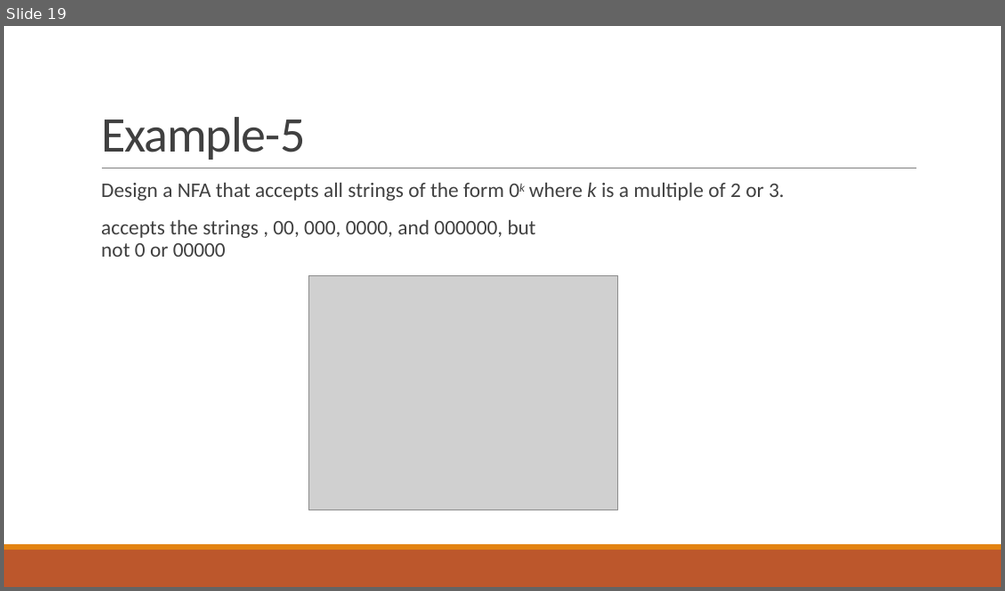
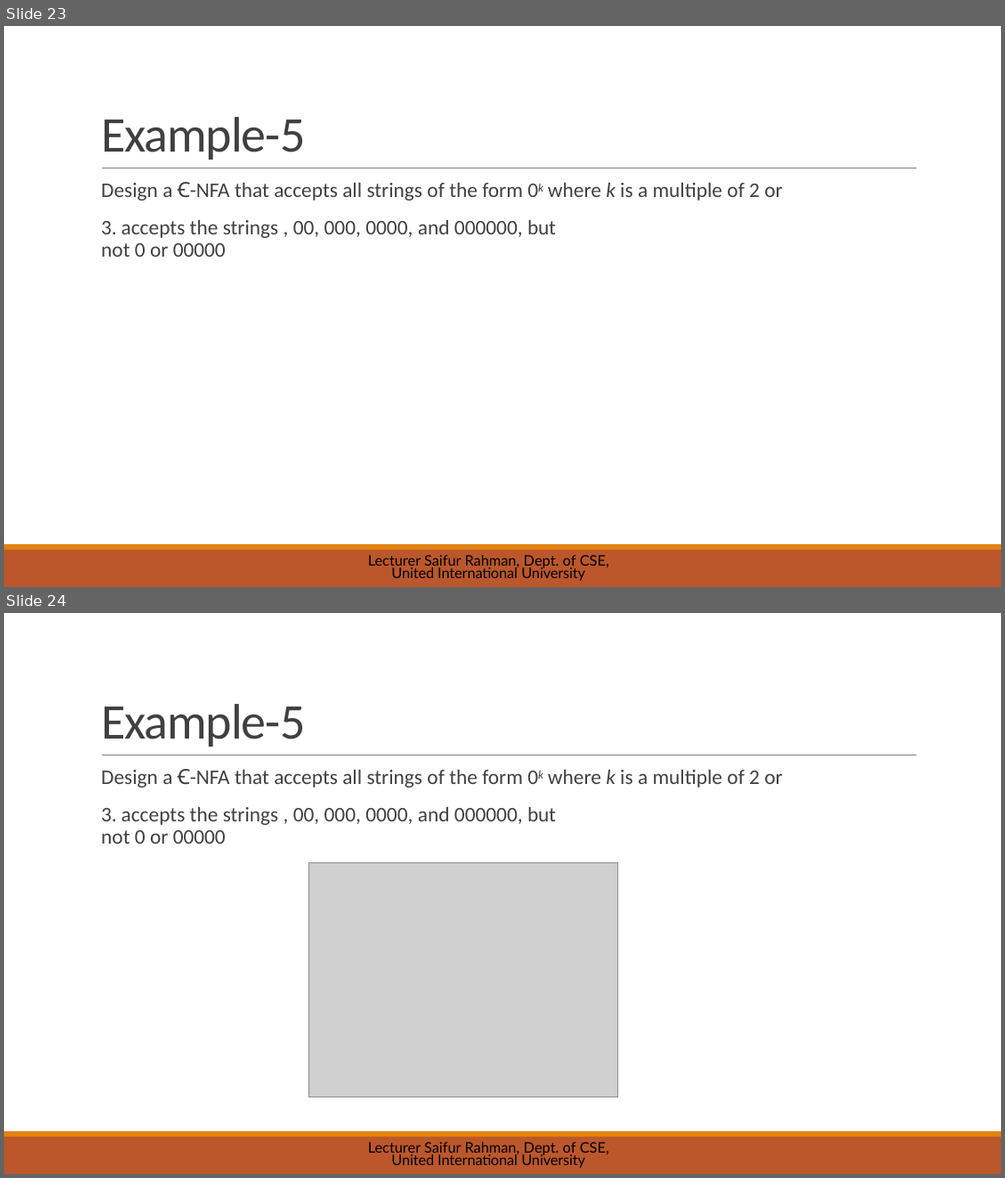
Before and after one commit to saifurrahman1701/UIU-Courses-Materials-, a slide deck: BSCSE/[251] Spring 2025/Theory of Computation_CSE 2233/Slides/06 - NFA.pptx. Shown one above the other, each under a label of ours: slide 19 before the commit, slides 23 and 24 after it. The pictures are 1005x591 and 1005x1178 pixels, drawn with LibreOffice and Linux fonts; fonts in the diff are those of the drawing; grey boxes stand for pictures. Boxes give left, top, right and bottom in pixels: in the first picture for what was removed or moved away, otherwise in the second. Text is boxed around its words. In the diff, an @@ line names an element or a change of style, - is before the commit and + after.

```diff
--- a/BSCSE/[251] Spring 2025/Theory of Computation_CSE 2233/Slides/06 - NFA.pptx
+++ b/BSCSE/[251] Spring 2025/Theory of Computation_CSE 2233/Slides/06 - NFA.pptx
@@ slide 24 added at (x1=4, y1=613, x2=1001, y2=1174), background #FFFFFF; not listed: 3 template elements that a slide beside it also shows @@
@@ title added at (x1=101, y1=704, x2=306, y2=747), 48 pt, text #404040 @@
+Example-5
@@ text added at (x1=101, y1=769, x2=782, y2=844), 20 pt, text #404040 @@
+Design a Ꞓ-NFA that accepts all strings of the form 0k where k is a multiple of 2 or 3. accepts the strings , 00, 000, 0000, and 000000, but
+not 0 or 00000
@@ picture added at (x1=309, y1=863, x2=618, y2=1097) @@
@@ text added at (x1=368, y1=1142, x2=609, y2=1167), 14 pt, text #000000 @@
+Lecturer Saifur Rahman, Dept. of CSE, United International University
@@ what was slide 19 is now slide 23 @@
@@ slide 23 changed as well @@
@@ text at (x1=101, y1=182, x2=782, y2=238): text changed @@
-Design a NFA that accepts all strings of the form 0k where k is a multiple of 2 or 3. accepts the strings , 00, 000, 0000, and 000000, but
+Design a Ꞓ-NFA that accepts all strings of the form 0k where k is a multiple of 2 or 3. accepts the strings , 00, 000, 0000, and 000000, but
@@ picture removed at (x1=309, y1=276, x2=618, y2=510) @@
@@ text added at (x1=368, y1=555, x2=609, y2=580), 14 pt, text #000000 @@
+Lecturer Saifur Rahman, Dept. of CSE, United International University
```
Also in this commit, not shown: 40 other slides changed, 11 other slides added, 7 slides removed, 9 other files.
